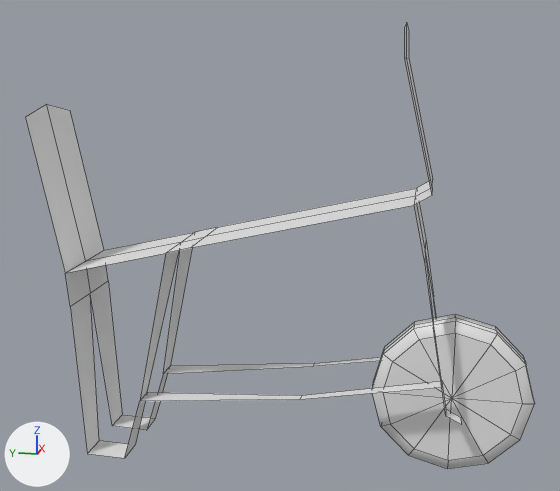
A saved change to the Blender file Unity/Assets/Resources/CartV2.blend.
Camera for both pictures: a 50 mm camera at (-9.42, -2.26, 3.07) aimed at (0.0, -0.37, 0.71). Every picture has the same lights, and +X, +Y and +Z are marked at lower left. Mesh edges are drawn as thin lines. The same objects are shown in both versions, whatever each file hides. Materials are left out; every surface is plain grey.

In view in the first picture: 'Frame', 'Wheel'.
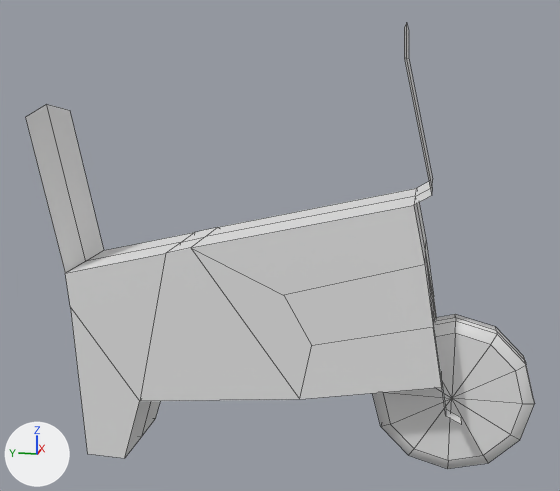
The edits, one by one:
me_plane is used by ob_frame; location (0.0, 0.0, 0.0).
me_plane had 36 vertices, 19 faces and spanned x -0.6..0.0, y -2.71..2.71, z -2.16..3.43.
me_plane now has 40 vertices, 29 faces and spans x -0.6..0.0, y -2.71..2.71, z -2.16..3.43.
Part 1, on me_plane:
4 vertices move from x -0.48..-0.22, y -0.75..2.15, z -2.16..-1.1 to x 0.0, y -0.75..2.15, z -2.16..-1.1.
4 vertices are added at (-0.6, -0.54, 0.25), (-0.6, -0.89, -0.38), (0.0, -2.46, -0.79), (0.0, -2.33, -0.03).
10 new faces join them.

Changed parts and their boxes (x1, y1, x2, y2) in the pictures (560 x 491 px):
part 1 of me_plane, built on
    before: (70, 248, 441, 458)
    after: (65, 205, 442, 458)
